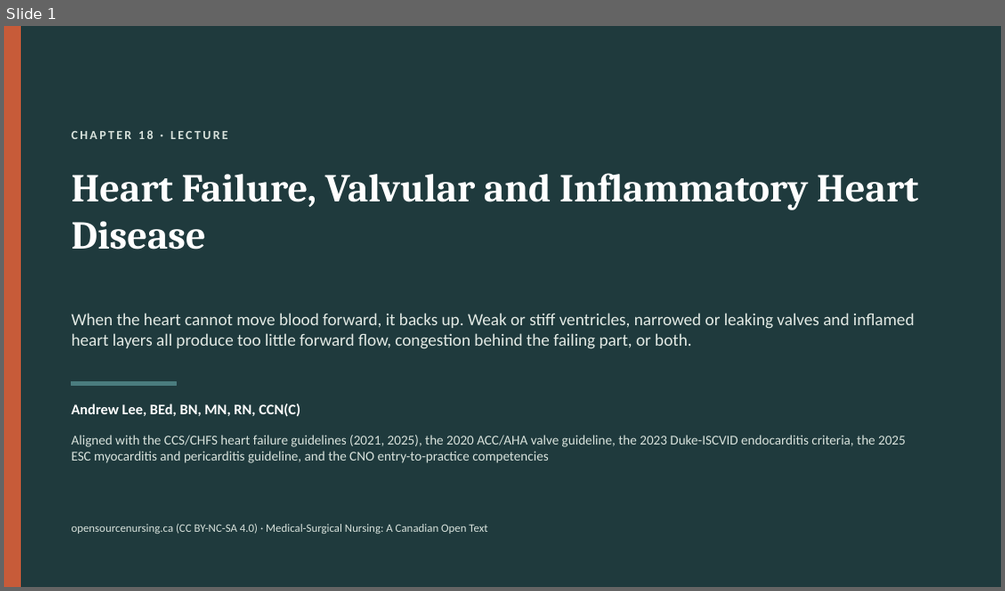
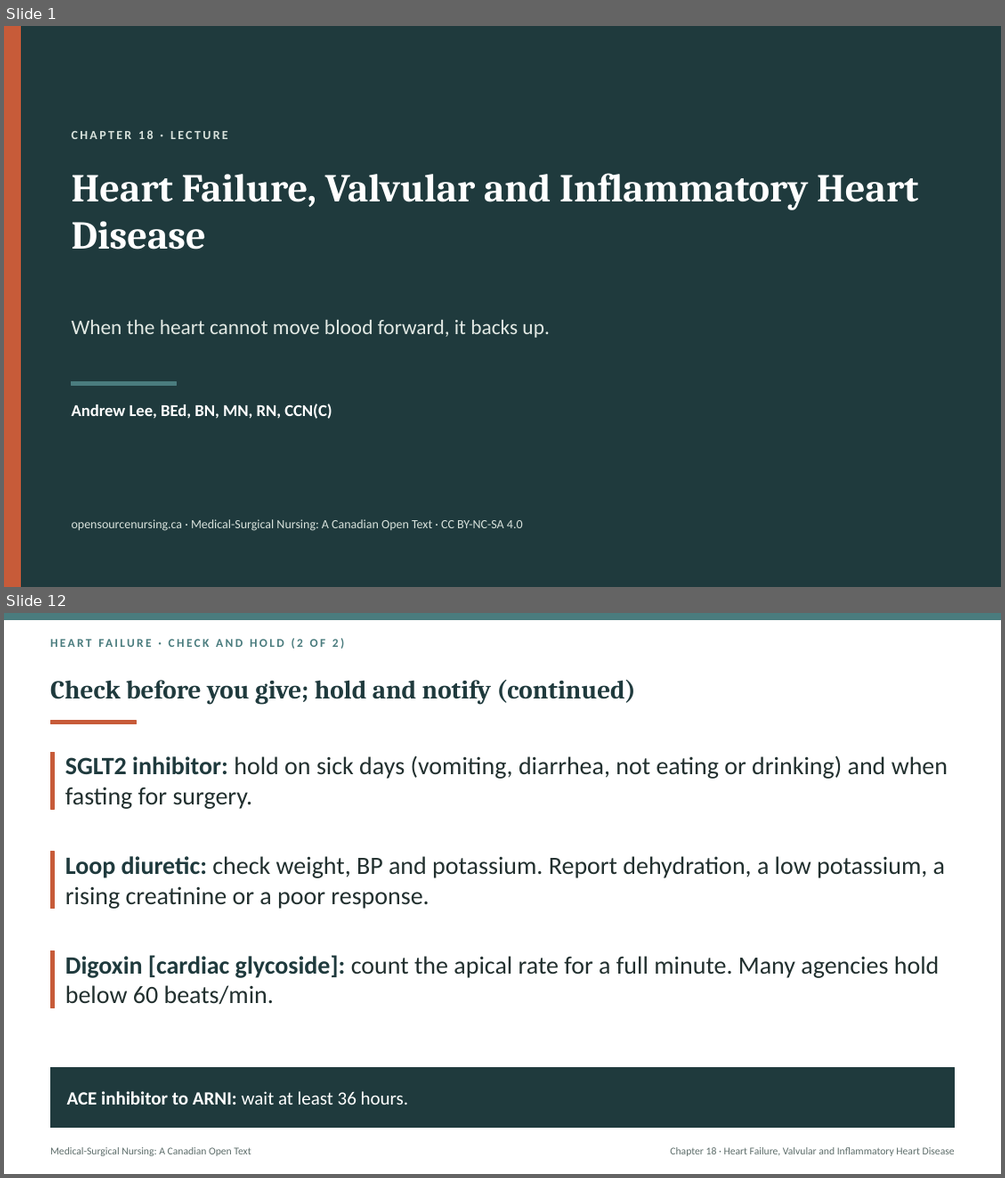
Before and after one commit to andrewleenl/opensourcenursing, a slide deck: Ch18_Heart_Failure_Valvular_and_Inflammatory_Heart_Disease_Lecture_Presentation.pptx. Shown one above the other, each under a label of ours: slide 1 before the commit, slides 1 and 12 after it; the slides between them are not shown. The pictures are 1005x591 and 1005x1178 pixels, drawn with LibreOffice and Linux fonts; fonts in the diff are those of the drawing. Boxes give left, top, right and bottom in pixels: in the first picture for what was removed or moved away, otherwise in the second. Text is boxed around its words. In the diff, an @@ line names an element or a change of style, - is before the commit and + after.

```diff
--- a/Ch18_Heart_Failure_Valvular_and_Inflammatory_Heart_Disease_Lecture_Presentation.pptx
+++ b/Ch18_Heart_Failure_Valvular_and_Inflammatory_Heart_Disease_Lecture_Presentation.pptx
@@ slide 12 added at bbox=[4, 613, 1001, 1174], background #FFFFFF @@
@@ rectangle added at bbox=[4, 613, 1001, 620], fill #4A7C7E, outline #4A7C7E 1 pt @@
@@ text added at bbox=[297, 639, 339, 647], 11.5 pt, text #4A7C7E, bold @@
+HEART FAILURE · CHECK AND HOLD (2 OF 2)
@@ title added at bbox=[50, 680, 636, 705], 25 pt, text #1F3A3D, bold @@
+Check before you give; hold and notify (continued)
@@ rectangle added at bbox=[50, 721, 137, 723], fill #C75B39, outline #C75B39 1 pt @@
@@ rectangle added at bbox=[50, 752, 54, 809], fill #C75B39, outline #C75B39 1 pt @@
@@ text added at bbox=[65, 755, 947, 809], 24 pt, text #22302F @@
+SGLT2 inhibitor: hold on sick days (vomiting, diarrhea, not eating or drinking) and when fasting for surgery.
@@ rectangle added at bbox=[50, 852, 54, 908], fill #C75B39, outline #C75B39 1 pt @@
@@ text added at bbox=[65, 856, 945, 908], 24 pt, text #22302F @@
+Loop diuretic: check weight, BP and potassium. Report dehydration, a low potassium, a rising creatinine or a poor response.
@@ rectangle added at bbox=[50, 951, 54, 1008], fill #C75B39, outline #C75B39 1 pt @@
@@ text added at bbox=[65, 955, 939, 1004], 24 pt, text #22302F @@
+Digoxin [cardiac glycoside]: count the apical rate for a full minute. Many agencies hold below 60 beats/min.
@@ rectangle added at bbox=[50, 1068, 955, 1127], fill #1F3A3D, outline #1F3A3D 1 pt @@
@@ text added at bbox=[67, 1091, 409, 1104], 18 pt, text #FFFFFF, bold @@
+ACE inhibitor to ARNI: wait at least 36 hours.
@@ text added at bbox=[50, 1147, 251, 1156], 10 pt, text #5E6E6B @@
+Medical-Surgical Nursing: A Canadian Open Text
@@ text added at bbox=[670, 1147, 955, 1156], 10 pt, text #5E6E6B @@
+Chapter 18 · Heart Failure, Valvular and Inflammatory Heart Disease
@@ slide 1 changed as well @@
@@ text at bbox=[72, 320, 549, 338]: text changed; size 16.5 to 20 pt @@
-When the heart cannot move blood forward, it backs up. Weak or stiff ventricles, narrowed or leaking valves and inflamed heart layers all produce too little forward flow, congestion behind the failing part, or both.
+When the heart cannot move blood forward, it backs up.
@@ text "Andrew Lee, BEd, BN, MN, ..." at bbox=[72, 403, 332, 418]: size 14 to 16 pt @@
@@ text removed at bbox=[72, 435, 906, 463] @@
-Aligned with the CCS/CHFS heart failure guidelines (2021, 2025), the 2020 ACC/AHA valve guideline, the 2023 Duke-ISCVID endocarditis criteria, the 2025 ESC myocarditis and pericarditis guideline, and the CNO entry-to-practice competencies
@@ text at bbox=[72, 519, 523, 531]: text changed; size 11 to 12 pt @@
-opensourcenursing.ca (CC BY-NC-SA 4.0) · Medical-Surgical Nursing: A Canadian Open Text
+opensourcenursing.ca · Medical-Surgical Nursing: A Canadian Open Text · CC BY-NC-SA 4.0
```
Also in this commit, not shown: 5 other slides changed, 37 other slides added, 44 slides removed, 1 other file.
